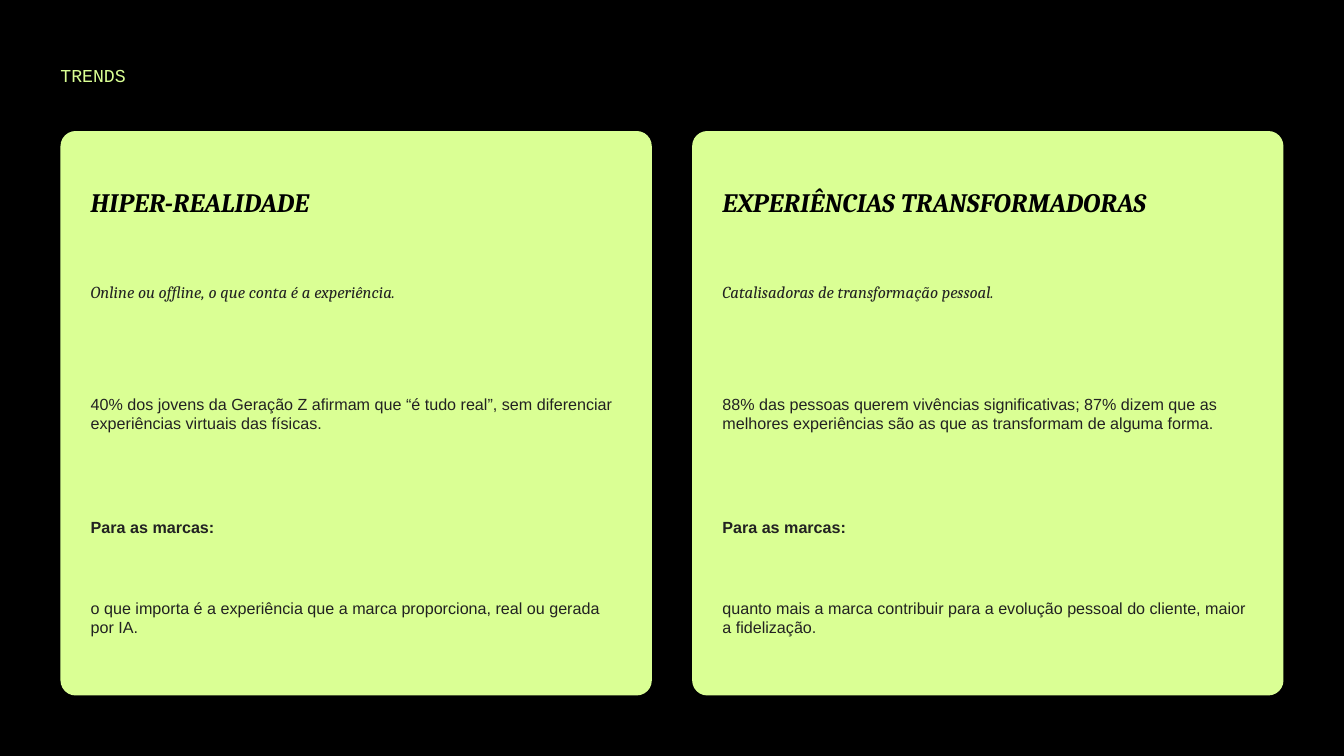
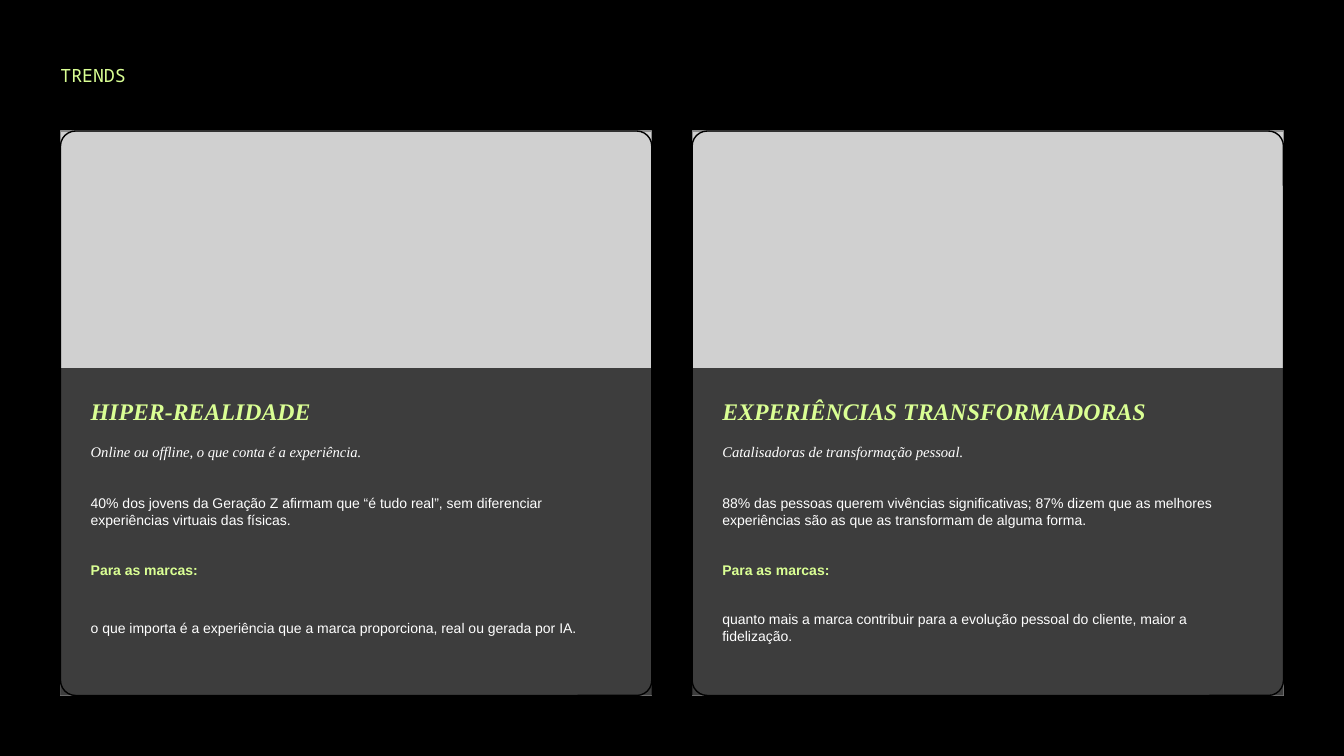
Before and after one commit to BiancaSchwanke/data-manipulation-exercises, a slide deck: slide 3 of entregas-agosto26/material-cliente-agosto26.pptx. Drawn at 1344x756 pixels with LibreOffice and Linux fonts; fonts in the diff are those of the drawing; grey boxes stand for pictures. Boxes give left, top, right and bottom in pixels: in the first picture for what was removed or moved away, otherwise in the second. Text is boxed around its words. In the diff, an @@ line names an element or a change of style, - is before the commit and + after.

```diff
--- a/entregas-agosto26/material-cliente-agosto26.pptx
+++ b/entregas-agosto26/material-cliente-agosto26.pptx
@@ text "TRENDS" at (60, 69, 125, 82): font Courier New to Noto Sans Mono @@
@@ rounded rectangle at (60, 131, 652, 696): fill #DAFF94 to none; outline none to #000000 1 pt @@
@@ picture added at (60, 131, 652, 696) @@
@@ rounded rectangle at (693, 131, 1285, 696): fill #DAFF94 to none; outline none to #000000 1 pt @@
@@ picture added at (693, 131, 1285, 696) @@
@@ rectangle added at (60, 368, 652, 696), fill #000000 at 70% opacity @@
@@ text "HIPER-REALIDADE": place and size @@
-text "HIPER-REALIDADE" at (91, 194, 310, 212)
+text "HIPER-REALIDADE" at (91, 404, 311, 420)
@@ text "HIPER-REALIDADE" at (91, 404, 311, 420): size 19 to 17 pt, font Cambria to Times New Roman, text colour #000000 to #DAFF94 @@
@@ rectangle added at (693, 368, 1285, 696), fill #000000 at 70% opacity @@
@@ text "EXPERIÊNCIAS TRANSFORMADORAS" at (722, 401, 1145, 421): size 19 to 17 pt, font Cambria to Times New Roman, text colour #000000 to #DAFF94 @@
@@ text "EXPERIÊNCIAS TRANSFORMADORAS": place and size @@
-text "EXPERIÊNCIAS TRANSFORMADORAS" at (722, 188, 1146, 213)
+text "EXPERIÊNCIAS TRANSFORMADORAS" at (722, 401, 1145, 421)
@@ text "Online ou offline, o que ...": place and size @@
-text "Online ou offline, o que ..." at (91, 286, 395, 302)
+text "Online ou offline, o que ..." at (91, 446, 362, 460)
@@ text "Online ou offline, o que ..." at (91, 446, 362, 460): size 12 to 10.5 pt, font Cambria to Times New Roman, text colour #222222 to #FFFFFF @@
@@ text "Catalisadoras de transformação pessoal." at (722, 446, 963, 460): size 12 to 10.5 pt, font Cambria to Times New Roman, text colour #222222 to #FFFFFF @@
@@ text "Catalisadoras de transformação pessoal.": place and size @@
-text "Catalisadoras de transformação pessoal." at (722, 286, 994, 302)
+text "Catalisadoras de transformação pessoal." at (722, 446, 963, 460)
@@ text "40% dos jovens da Geração ...": place and size @@
-text "40% dos jovens da Geração ..." at (91, 398, 612, 433)
+text "40% dos jovens da Geração ..." at (91, 497, 542, 528)
@@ size 11.5 to 10 pt, text colour #222222 to #FFFFFF in 4 elements at (91, 622, 576, 636), (722, 614, 1187, 644), (91, 497, 542, 528), (722, 498, 1211, 528) @@
@@ text "88% das pessoas querem vivências ...": place and size @@
-text "88% das pessoas querem vivências ..." at (722, 398, 1217, 433)
+text "88% das pessoas querem vivências ..." at (722, 498, 1211, 528)
@@ text "Para as marcas:": place and size @@
-text "Para as marcas:" at (91, 522, 215, 533)
+text "Para as marcas:" at (91, 565, 198, 575)
@@ text "Para as marcas:" at (91, 565, 198, 575): size 11.5 to 10 pt, text colour #222222 to #DAFF94 @@
@@ text "Para as marcas:" at (722, 565, 830, 575): size 11.5 to 10 pt, text colour #222222 to #DAFF94 @@
@@ text "Para as marcas:": place and size @@
-text "Para as marcas:" at (722, 522, 846, 533)
+text "Para as marcas:" at (722, 565, 830, 575)
@@ text "o que importa é a ...": place and size @@
-text "o que importa é a ..." at (91, 602, 599, 637)
+text "o que importa é a ..." at (91, 622, 576, 636)
@@ text "quanto mais a marca contribuir ...": place and size @@
-text "quanto mais a marca contribuir ..." at (722, 602, 1245, 637)
+text "quanto mais a marca contribuir ..." at (722, 614, 1187, 644)
```
Also in this commit, not shown: 9 other slides changed, 4 other files.
